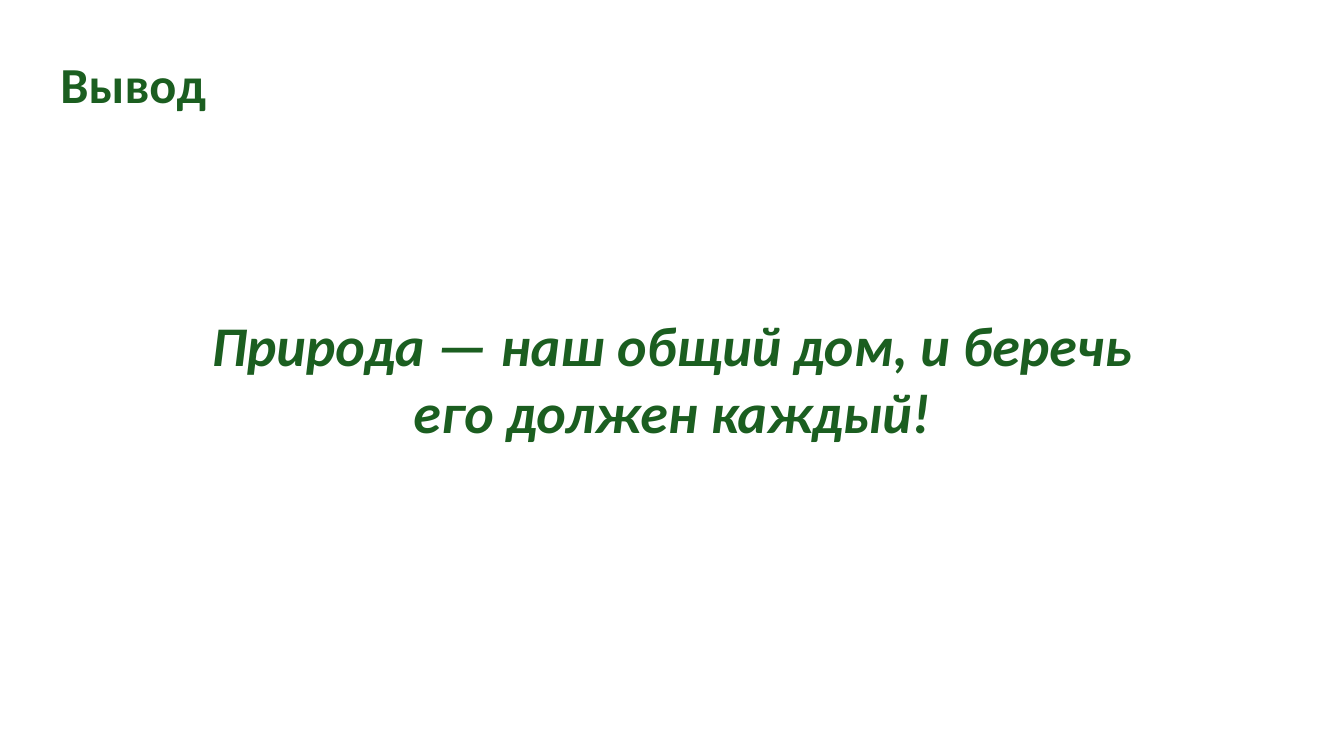
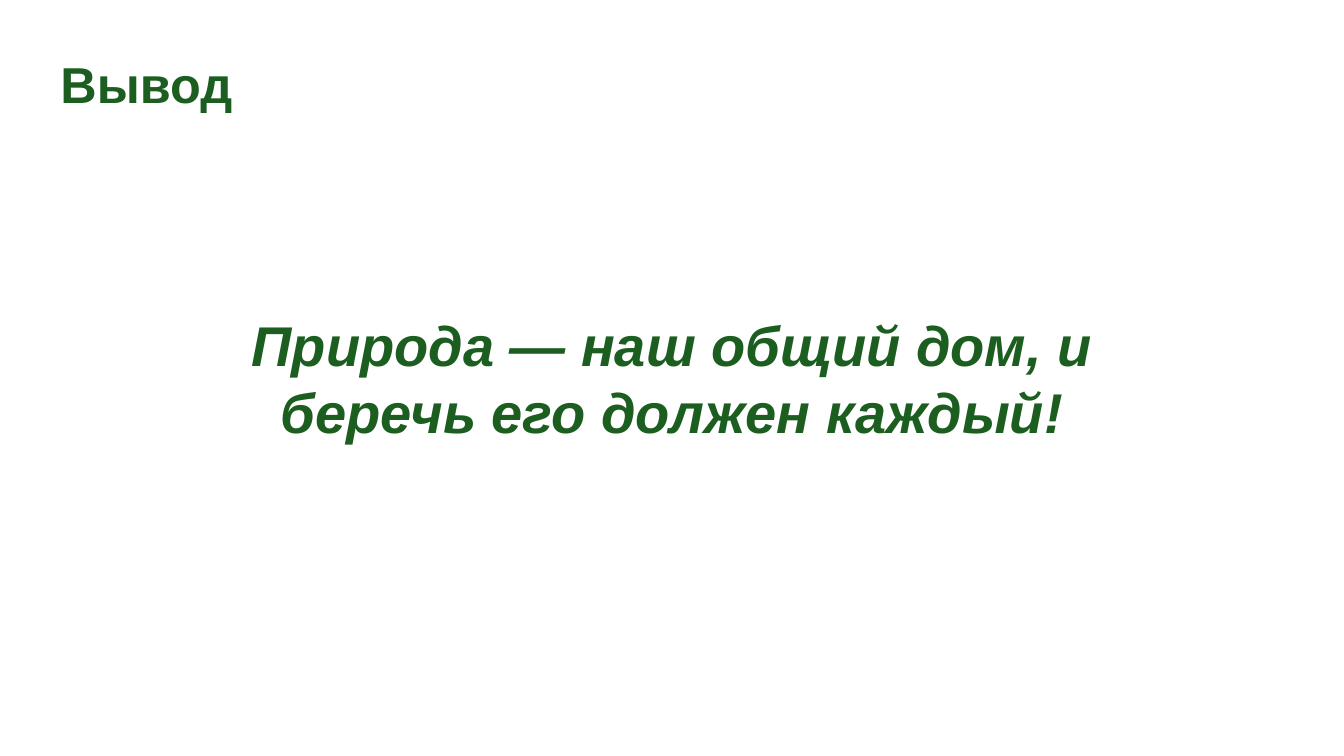
Before and after one commit to mm88vin11/Ozon-Profit, a slide deck: slide 8 of Что такое экология.pptx. Drawn at 1344x756 pixels with LibreOffice and Linux fonts; fonts in the diff are those of the drawing; background and template pictures are left out. Boxes give left, top, right and bottom in pixels: in the first picture for what was removed or moved away, otherwise in the second. Text is boxed around its words. In the diff, an @@ line names an element or a change of style, - is before the commit and + after.

```diff
--- a/Что такое экология.pptx
+++ b/Что такое экология.pptx
@@ text "Вывод" at (60, 68, 232, 113): font Calibri to Arial @@
@@ text "Природа — наш общий дом, ..." at (252, 324, 1091, 443): font Calibri to Arial @@
```
Also in this commit, not shown: 9 other slides changed.
